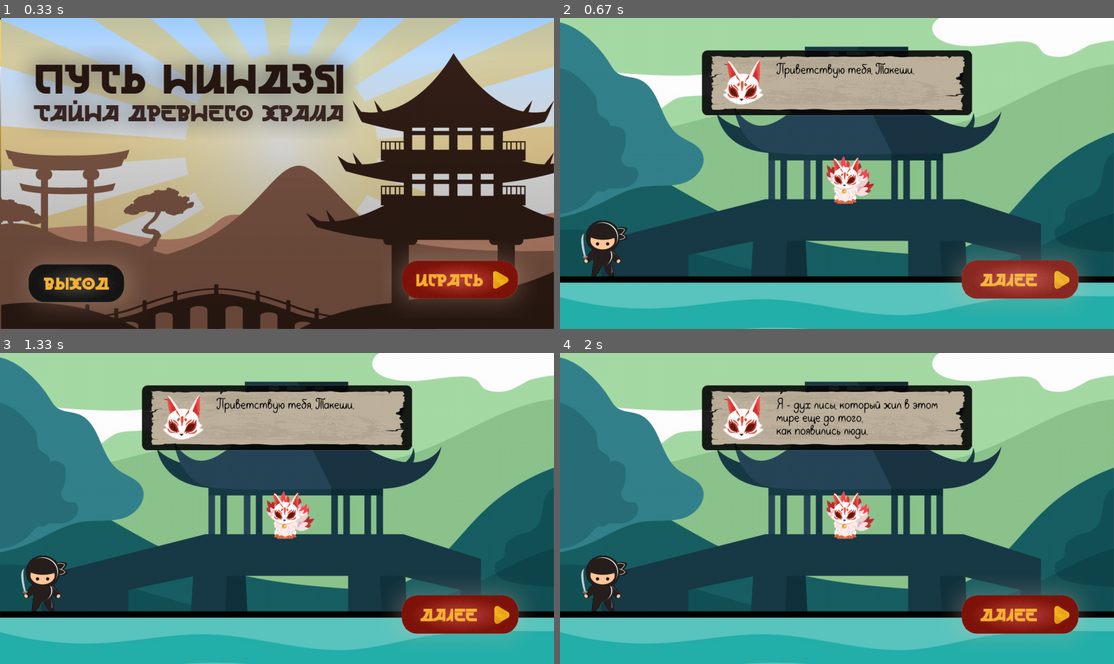
Above: before the commit, frames 1-4 (two rows, left to right).
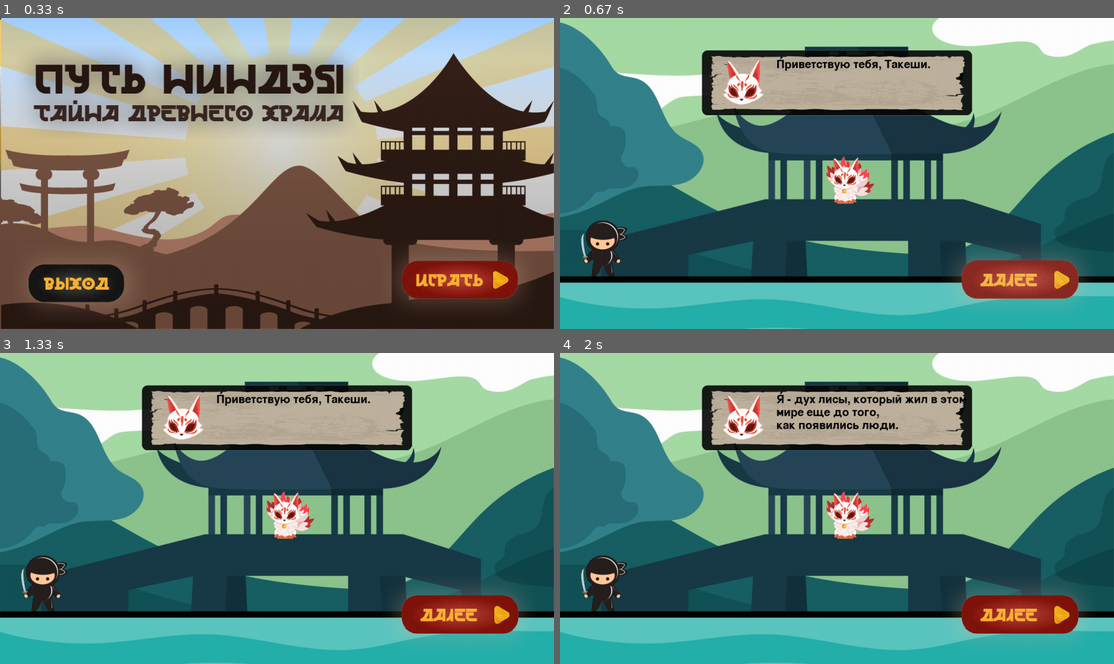
Above: after the commit, the same moments.

Repository: pe1ewin/PyGame-Ninja-v.0.7-beta
Game: pygame game, started from main.py
Two runs of this game, one before a commit and one after it. Both use one fixed random seed, a clock stepped at 60 frames per second and the inputs below.
Inputs (mouse positions are in pixels of both pictures, inside the frame that each line leads up to):
- Up to frame 1 (0.33 s): no input
- Up to frame 2 (0.67 s): click (1019, 279) at 0.38 s
- Up to frame 3 (1.33 s): click (254, 520) at 0.72 s
- Up to frame 4 (2 s): click (1041, 617) at 1.55 s; click (903, 536) at 1.88 s

Frame 1 is identical in both runs. In frame 2, 0.7% of the frame differs, in the area x 39-67%, y 13-20%; in frame 3, 0.7%; in frame 4, 1.6%, in the area x 39-74%, y 13-28%.

Commit message:
Update main.py

Diff:
--- a/main.py
+++ b/main.py
@@ -20,7 +20,7 @@
 
 # Загрузка шрифтов
 menu_font = pygame.font.Font('FONTS/menu/rbnaftalin.otf', 24)   # Подключаем шрифт для меню паузы
-dialog_font = pygame.font.Font('FONTS/dialogs/Qundeasy.ttf', 40)    # Подключаем шрифт для диалогов
+dialog_font = pygame.font.Font('FONTS/dialogs/Bartina Regular.ttf', 38)    # Подключаем шрифт для диалогов
 interface_font = pygame.font.Font('FONTS/menu/aoudax-cyrillic.otf', 32)  # Подключаем шрифт для интерфейса
 
 # Загрузка звуков и музыки
